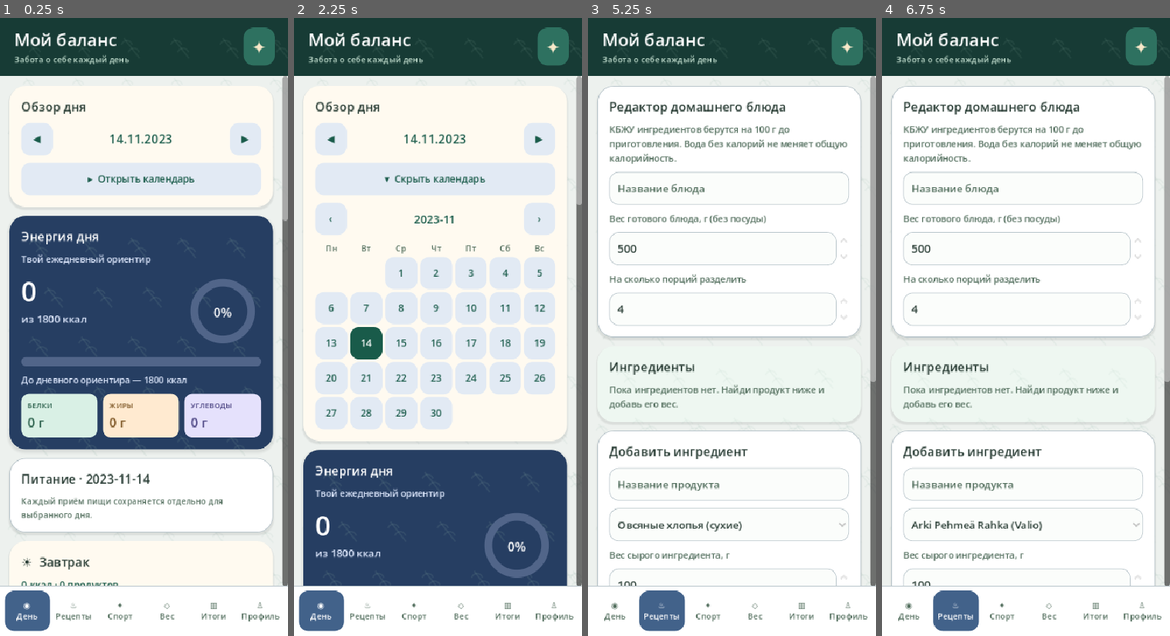
Above: before the commit, frames 1-4 (left to right).
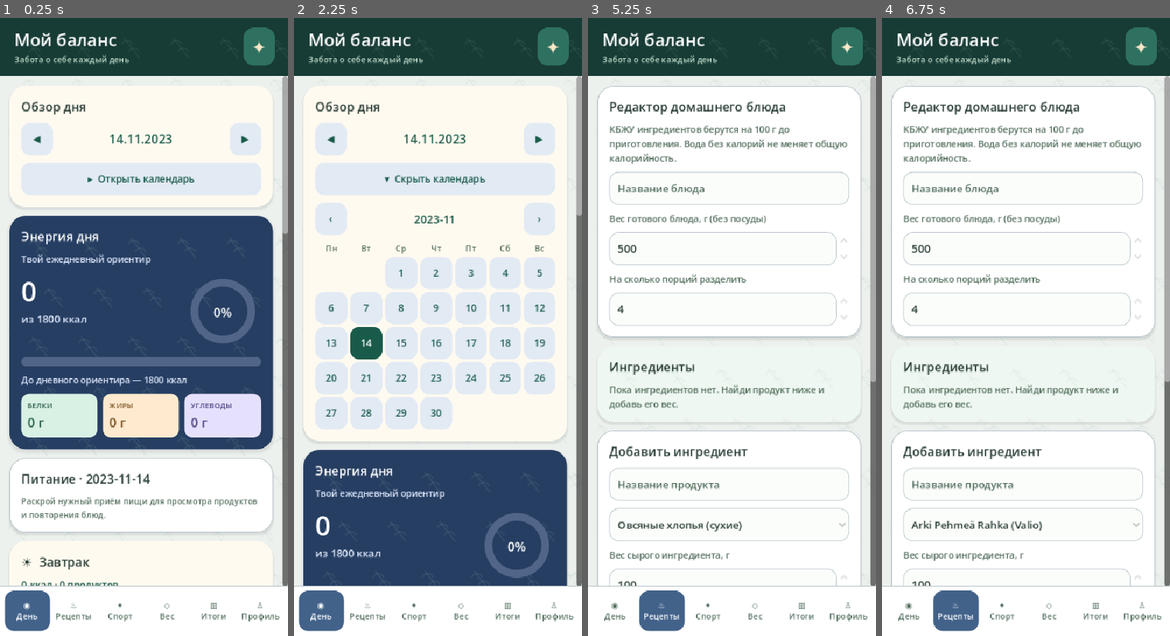
Above: after the commit, the same moments.

Repository: Domenklay/My_balance
Game: Godot game, scene res://main.tscn
The game is run twice, just before and just after one commit, with the same random seed, the same clock (stepped at 60 frames per second) and the same inputs.
Inputs:
- Up to frame 1 (0.25 s): no input
- Up to frame 2 (2.25 s): click "◀" at 0.5 s; click "▶" at 1.25 s; click "▸ Открыть календарь" at 2 s
- Up to frame 3 (5.25 s): click "▾ Скрыть календарь" at 2.75 s; click "◉ День" at 3.5 s; click "♨ Рецепты" at 4.25 s; click "+ Создать рецепт" at 5 s
- Up to frame 4 (6.75 s): click "Овсяные хлопья (сухие)" at 5.75 s; click "+ Добавить ингредиент" at 6.5 s

The runs differ from the first frame. In frame 1, 0.7% of the frame differs, in the area x 7-100%, y 32-82%; in frame 2, less than 0.1%; in frame 3, less than 0.1%; in frame 4, less than 0.1%.

Commit message:
Compact meal sections with per-day expansion state, visible over-goal warning and repeat confirmation

Diff:
--- a/godot/src/main.gd
+++ b/godot/src/main.gd
@@ -66,6 +66,7 @@
 var store = StoreScript.new()
 var date: String = Time.get_date_string_from_system()
 var selected_meal: String = "Завтрак"
+var _expanded_meals: Dictionary = {}
 var tab: String = "day"
 var month_shown: String = ""
 var shell: VBoxContainer
@@ -1321,10 +1322,11 @@
     _macro_chip(macros, "ЖИРЫ", store.day_macro(date, "f"), MACRO_FAT)
     _macro_chip(macros, "УГЛЕВОДЫ", store.day_macro(date, "c"), MACRO_CARBS)
 
-    # Daily diary: four permanent sections, even for an empty date.
+    # Compact sections are always present. Only the selected meal unfolds.
+    # Expansion state is in-memory, keyed by date: diary records are untouched.
     var foods = _card("Питание · " + date)
     diary_food_card = foods
-    _label(foods, "Каждый приём пищи сохраняется отдельно для выбранного дня.", 12, MUTED)
+    _label(foods, "Раскрой нужный приём пищи для просмотра продуктов и повторения блюд.", 12, MUTED)
     var existing = store.day_entries(date)
     var sections = [
         {"meal":"Завтрак", "icon":"☀", "variant":"overview", "accent":ACCENT},
@@ -1343,15 +1345,21 @@
         var meal_kcal: float = float(meal_stats["kcal"])
         var share: int = roundi(float(shares[section_index]))
         var meal_target: float = float(target) * float(share) / 100.0
+        var section_key = date + "|" + meal_name
+        var expanded: bool = bool(_expanded_meals.get(section_key, false))
         var meal_card = _card(str(section_info["icon"]) + "  " + meal_name, str(section_info["variant"]))
-        meal_card.get_parent().name = "DailyMeal_" + str(["Завтрак", "Обед", "Ужин", "Перекус"].find(meal_name))
+        meal_card.get_parent().name = "DailyMeal_" + str(section_index)
         _label(meal_card, str(roundi(meal_kcal)) + " ккал · " +
             str(meals_for_day.size()) + " продуктов", 14, TEXT_ACCENT)
-        var allowance_text = "Без отдельного ориентира" if share == 0 else (
-            "Ориентир: " + str(roundi(meal_target)) + " ккал (" + str(share) + "% в сутки)"
-        )
-        _label(meal_card, allowance_text, 12, MUTED)
         if share > 0:
+            _label(meal_card, "Ориентир: " + str(roundi(meal_target)) + " ккал (" +
+                str(share) + "% в сутки)", 12, MUTED)
+            if meal_kcal > meal_target:
+                _label(meal_card, "Превышение: +" +
+                    str(roundi(meal_kcal - meal_target)) + " ккал", 12, ACCENT)
+            else:
+                _label(meal_card, "Осталось " +
+                    str(roundi(meal_target - meal_kcal)) + " ккал", 12, MUTED)
             var meal_bar = ProgressBar.new()
             meal_bar.name = "MealProgress_" + str(section_index)
             meal_bar.min_value = 0.0
@@ -1359,39 +1367,79 @@
             meal_bar.value = minf(meal_kcal, meal_bar.max_value)
             _style_progress(meal_bar)
             var meal_fill = StyleBoxFlat.new()
-            meal_fill.bg_color = section_info["accent"]
+            meal_fill.bg_color = Color("#E0705D") if meal_kcal > meal_target else section_info["accent"]
             meal_fill.set_corner_radius_all(8)
             meal_bar.add_theme_stylebox_override("fill", meal_fill)
             meal_card.add_child(meal_bar)
-        var meal_macros = _row(meal_card)
-        _macro_chip(meal_macros, "БЕЛКИ", float(meal_stats["p"]), MACRO_PROTEIN)
-        _macro_chip(meal_macros, "ЖИРЫ", float(meal_stats["f"]), MACRO_FAT)
-        _macro_chip(meal_macros, "УГЛЕВОДЫ", float(meal_stats["c"]), MACRO_CARBS)
-        _button(meal_card, "+ Добавить " + meal_name.to_lower(),
+        else:
+            _label(meal_card, "Без отдельного ориентира", 12, MUTED)
+            if meal_kcal > 0:
+                _label(meal_card, "Учтено " + str(roundi(meal_kcal)) +
+                    " ккал без установленной доли", 12, TEXT_ACCENT)
+        # One compact macro line instead of three vertically stacked tiles.
+        var macro_line = (
+            "БЕЛКИ " + str(snappedf(float(meal_stats["p"]), 0.1)) + " г  ·  " +
+            "ЖИРЫ " + str(snappedf(float(meal_stats["f"]), 0.1)) + " г  ·  " +
+            "УГЛЕВОДЫ " + str(snappedf(float(meal_stats["c"]), 0.1)) + " г"
+        )
+        _label(meal_card, macro_line, 12, MUTED)
+        var controls = _row(meal_card)
+        _button(controls, "▴ Свернуть" if expanded else "▾ Подробнее", func():
+            _expanded_meals[section_key] = not expanded
+            _render()
+        , true)
+        _button(controls, "+ Добавить " + meal_name.to_lower(),
             func(): _open_meal_catalog(meal_name), true)
-        var actions = _row(meal_card)
-        if not meals_for_day.is_empty():
-            _button(actions, "☆ Сохранить набор", func():
+        if not expanded:
+            continue
+        var details = VBoxContainer.new()
+        details.name = "MealDetails_" + str(section_index)
+        details.add_theme_constant_override("separation", 8)
+        meal_card.add_child(details)
+        if meals_for_day.is_empty():
+            _label(details, "Пока ничего не записано.", 13, MUTED)
+        else:
+            for entry in meals_for_day:
+                var f: Dictionary = store.entry_food(entry)
+                var meal_row = _soft_list_row(details)
+                var caption = _label(meal_row, str(f.get("name", "Продукт")) + "\n" +
+                    str(entry.get("grams", 0)) + " " + str(entry.get("unit", "г")) +
+                    " · " + str(roundi(store.entry_kcal(entry))) + " ккал" +
+                    (" · " + str(entry.get("portion_label", "")) if not str(entry.get("portion_label", "")).is_empty() else ""), 13)
+                caption.size_flags_horizontal = Control.SIZE_EXPAND_FILL
+                _button(meal_row, "✎", func(): _edit_entry(entry), true)
+                _button(meal_row, "×", func(): _confirm_delete("Удалить запись питания?", func():
+                    if store.delete_saved_record("entries", entry):
+                        _render()
+                        _notify_saved("Запись питания удалена")
+                    else:
+                        _message("Не удалось удалить запись питания.")
+                ), true)
+            _button(details, "☆ Сохранить набор", func():
                 _name_meal_template_sheet(meal_name)
             , true)
         var yesterday_count: int = store.day_entries(yesterday).filter(
             func(e): return str(e.get("meal", "")) == meal_name
         ).size()
         if yesterday_count > 0:
-            _button(actions, "↻ Со вчера", func():
-                var copied = store.repeat_meal(yesterday, meal_name, date)
-                if copied > 0:
-                    _render()
-                    _notify_saved("Добавлено записей: " + str(copied))
-                else:
-                    _message("Не удалось повторить приём пищи.")
+            _button(details, "↻ Повторить со вчера", func():
+                _confirm_action("Повторить «" + meal_name.to_lower() + "» со вчера?",
+                    "Добавить " + str(yesterday_count) + " записей в " + date +
+                    "? Повторное добавление создаст дубликаты.", func():
+                    var copied = store.repeat_meal(yesterday, meal_name, date)
+                    if copied > 0:
+                        _render()
+                        _notify_saved("Добавлено записей: " + str(copied))
+                    else:
+                        _message("Не удалось повторить приём пищи.")
+                )
             , true)
         for template in saved_templates:
             if not (template is Dictionary) or template["items"].is_empty():
                 continue
             if str(template["items"][0].get("meal", "")) != meal_name:
                 continue
-            var template_row = _row(meal_card)
+            var template_row = _row(details)
             var template_name = _label(template_row, "★ " + str(template["name"]), 12, MUTED)
             template_name.size_flags_horizontal = Control.SIZE_EXPAND_FILL
             _button(template_row, "+", func():
@@ -1411,25 +1459,6 @@
                         _message("Не удалось удалить набор.")
                 )
             , true)
-        if meals_for_day.is_empty():
-            _label(meal_card, "Пока ничего не записано.", 13, MUTED)
-        else:
-            for entry in meals_for_day:
-                var f: Dictionary = store.entry_food(entry)
-                var meal_row = _soft_list_row(meal_card)
-                var caption = _label(meal_row, str(f.get("name", "Продукт")) + "\n" +
-                    str(entry.get("grams", 0)) + " " + str(entry.get("unit", "г")) +
-                    " · " + str(roundi(store.entry_kcal(entry))) + " ккал" +
-                    (" · " + str(entry.get("portion_label", "")) if not str(entry.get("portion_label", "")).is_empty() else ""), 13)
-                caption.size_flags_horizontal = Control.SIZE_EXPAND_FILL
-                _button(meal_row, "✎", func(): _edit_entry(entry), true)
-                _button(meal_row, "×", func(): _confirm_delete("Удалить запись питания?", func():
-                    if store.delete_saved_record("entries", entry):
-                        _render()
-                        _notify_saved("Запись питания удалена")
-                    else:
-                        _message("Не удалось удалить запись питания.")
-                ), true)
 
     var activity = _card("Движение сегодня", "activity")
     activity.get_parent().name = "DailyActivity"
@@ -2617,6 +2646,16 @@
     confirmation.canceled.connect(func(): confirmation.queue_free())
     confirmation.popup_centered(Vector2i(365, 210))
 
+func _confirm_action(title: String, description: String, action: Callable) -> void:
+    var dialog = ConfirmationDialog.new()
+    dialog.title = title
+    dialog.dialog_text = description
+    dialog.ok_button_text = "Повторить"
+    add_child(dialog)
+    dialog.confirmed.connect(func(): action.call(); dialog.queue_free())
+    dialog.canceled.connect(func(): dialog.queue_free())
+    dialog.popup_centered(Vector2i(350, 190))
+
 func _confirm_delete(prompt: String, action: Callable) -> void:
     var dialog = ConfirmationDialog.new()
     dialog.title = "Подтверждение удаления"
